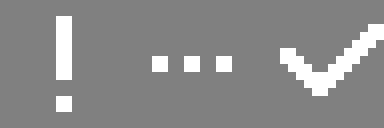
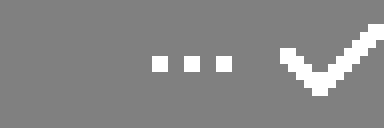
Two versions of the same layered image (384px x 128px). Layer-by-layer changes:
painted on "Background" over left=56, top=16, right=72, bottom=112
